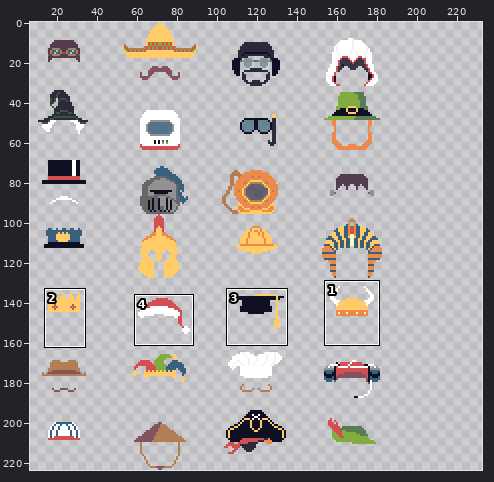
Two states of a pixel-art file, art/hats.aseprite. The first picture is a wide view before the edit; the outline marks the close-up.
Close-up. Before the commit:
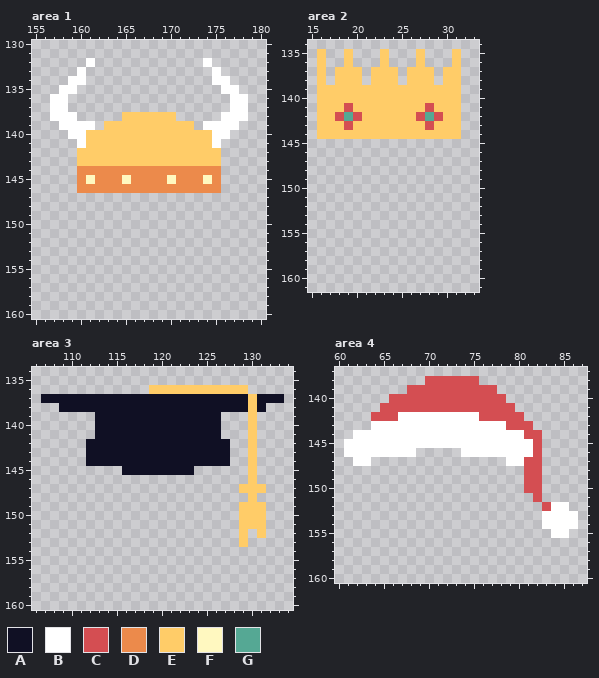
192x224 pixels, 1 frame. Colours within 5 levels of each other are drawn and written as one. Shown: area 1: x 155..180, y 130..160; area 2: x 15..33, y 134..161; area 3: x 106..134, y 134..160; area 4: x 60..87, y 137..160. The old version is drawn lined up with the new one, on the new canvas. The wide view leaves out empty margins. The commit also changed other parts of the picture, which this record leaves out.
Palette (. is transparent): A #101024  B #ffffff  C #d44e52  D #ec8a4b  E #ffcc68  F #fff8c0  G #55a894
Pixels before, area 1, first column x 157:
132 ....B............B....
133 ...B..............B...
134 ..BB..............BB..
135 .BB................BB.
136 BB..................BB
137 BB..................BB
138 BBB.....EEEEEE.....BBB
139 .BBBB.EEEEEEEEEE.BBBB.
140 ..BBEEEEEEEEEEEEEEBB..
141 ...BEEEEEEEEEEEEEEB...
142 ...EEEEEEEEEEEEEEEE...
143 ...EEEEEEEEEEEEEEEE...
144 ...DDDDDDDDDDDDDDDD...
145 ...DFDDDFDDDDFDDDFD...
146 ...DDDDDDDDDDDDDDDD...
Pixels before, area 2, first column x 16:
135 E..E...E...E...E
136 E..E...E...E...E
137 E.EEE.EEE.EEE.EE
138 E.EEE.EEE.EEE.EE
139 EEEEEEEEEEEEEEEE
140 EEEEEEEEEEEEEEEE
141 EEECEEEEEEEECEEE
142 EECGCEEEEEECGCEE
143 EEECEEEEEEEECEEE
144 EEEEEEEEEEEEEEEE
Pixels before, area 3, first column x 107:
136 ............EEEEEEEEEEE....
137 AAAAAAAAAAAAAAAAAAAAAAAEAAA
138 ..AAAAAAAAAAAAAAAAAAAAAEA..
139 ......AAAAAAAAAAAAAA...E...
140 ......AAAAAAAAAAAAAA...E...
141 ......AAAAAAAAAAAAAA...E...
142 .....AAAAAAAAAAAAAAAA..E...
143 .....AAAAAAAAAAAAAAAA..E...
144 .....AAAAAAAAAAAAAAAA..E...
145 .........AAAAAAAA......E...
146 .......................E...
147 ......................EEE..
148 .......................E...
149 ......................EEE..
150 ......................EEE..
151 ......................EEE..
152 ......................E.E..
153 ......................E....
Pixels before, area 4, first column x 61:
138 .........CCCCCC...........
139 .......CCCCCCCCCC.........
140 .....CCCCCCCCCCCCC........
141 ....CCCCCCCCCCCCCCC.......
142 ...CCCBBBBBBBBBCCCCC......
143 ...BBBBBBBBBBBBBBBCCC.....
144 .BBBBBBBBBBBBBBBBBBBCC....
145 BBBBBBBBBBBBBBBBBBBBBC....
146 BBBBBBBB.....BBBBBBBBC....
147 .BB...............BBCC....
148 ....................CC....
149 ....................CC....
150 ....................CC....
151 .....................C....
152 ......................CBB.
153 ......................BBBB
154 ......................BBBB
155 .......................BB.
After:
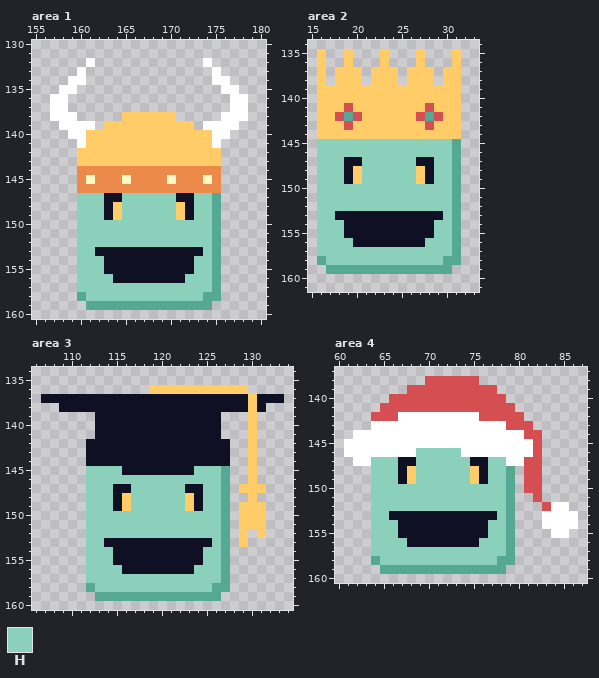
Colours new in this view: H #8bd0ba
Changes in this commit:
canvas 192x224 -> 240x224
Area 1:
y 147: x 160..175 ................ -> HHHAAHHHHHHAAHHG
y 148..149: x 160..175 ................ -> HHHAEHHHHHHEAHHG
y 150..152: x 160..175 ................ -> HHHHHHHHHHHHHHHG
y 153: x 160..175 ................ -> HHAAAAAAAAAAAAHG
y 154..155: x 160..175 ................ -> HHHAAAAAAAAAAHHG
y 156: x 160..175 ................ -> HHHHAAAAAAAAHHHG
y 157: x 160..175 ................ -> HHHHHHHHHHHHHHHG
y 158: x 160..175 ................ -> GHHHHHHHHHHHHHGG
y 159: x 161..174 .............. -> GGGGGGGGGGGGGG
Area 2:
y 145..146: x 16..31 ................ -> HHHHHHHHHHHHHHHG
y 147: x 16..31 ................ -> HHHAAHHHHHHAAHHG
y 148..149: x 16..31 ................ -> HHHAEHHHHHHEAHHG
y 150..152: x 16..31 ................ -> HHHHHHHHHHHHHHHG
y 153: x 16..31 ................ -> HHAAAAAAAAAAAAHG
y 154..155: x 16..31 ................ -> HHHAAAAAAAAAAHHG
y 156: x 16..31 ................ -> HHHHAAAAAAAAHHHG
y 157: x 16..31 ................ -> HHHHHHHHHHHHHHHG
y 158: x 16..31 ................ -> GHHHHHHHHHHHHHGG
y 159: x 17..30 .............. -> GGGGGGGGGGGGGG
Area 3:
y 145: x 112..115 .... -> HHHH; x 124..127 .... -> HHHG
y 146: x 112..127 ................ -> HHHHHHHHHHHHHHHG
y 147: x 112..127 ................ -> HHHAAHHHHHHAAHHG
y 148..149: x 112..127 ................ -> HHHAEHHHHHHEAHHG
y 150..152: x 112..127 ................ -> HHHHHHHHHHHHHHHG
y 153: x 112..127 ................ -> HHAAAAAAAAAAAAHG
y 154..155: x 112..127 ................ -> HHHAAAAAAAAAAHHG
y 156: x 112..127 ................ -> HHHHAAAAAAAAHHHG
y 157: x 112..127 ................ -> HHHHHHHHHHHHHHHG
y 158: x 112..127 ................ -> GHHHHHHHHHHHHHGG
y 159: x 113..126 .............. -> GGGGGGGGGGGGGG
Area 4:
y 146: x 69..73 ..... -> HHHHH
y 147: x 64..78 ............... -> HHHAAHHHHHHAAHH
y 148..149: x 64..79 ................ -> HHHAEHHHHHHEAHHG
y 150..152: x 64..79 ................ -> HHHHHHHHHHHHHHHG
y 153: x 64..79 ................ -> HHAAAAAAAAAAAAHG
y 154..155: x 64..79 ................ -> HHHAAAAAAAAAAHHG
y 156: x 64..79 ................ -> HHHHAAAAAAAAHHHG
y 157: x 64..79 ................ -> HHHHHHHHHHHHHHHG
y 158: x 64..79 ................ -> GHHHHHHHHHHHHHGG
y 159: x 65..78 .............. -> GGGGGGGGGGGGGG
Boxes around the changes in both close-ups, in picture pixels (x1, y1, x2, y2):
added: (77, 193, 221, 310)
added: (317, 139, 461, 274)
added: (86, 466, 230, 601)
added: (371, 448, 515, 574)
